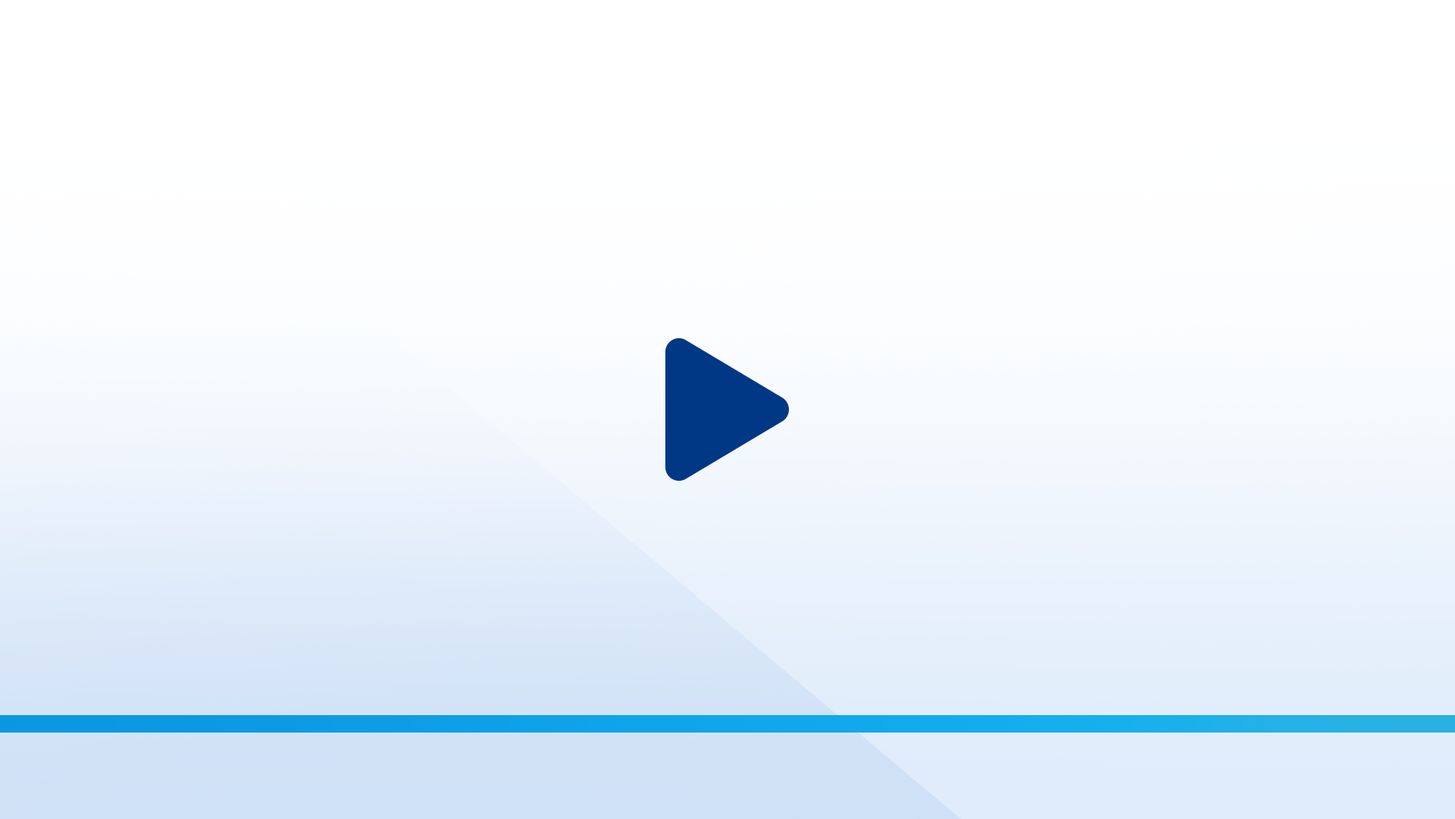
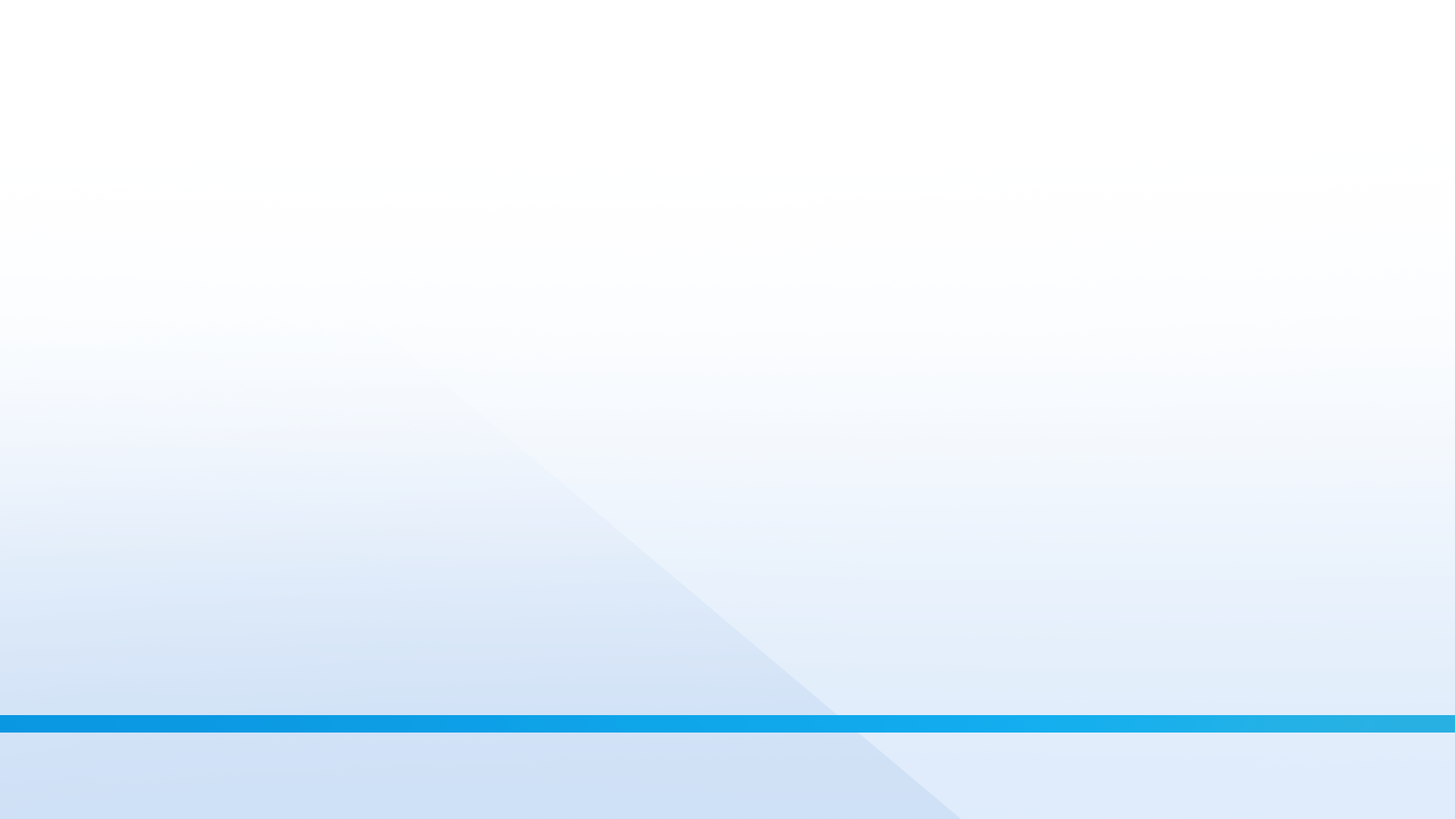
Layers edited between the first and the second 1455 x 819 image:
hid "Objeto inteligente vectorial" (2nd of 2) over [665, 338, 790, 481]
